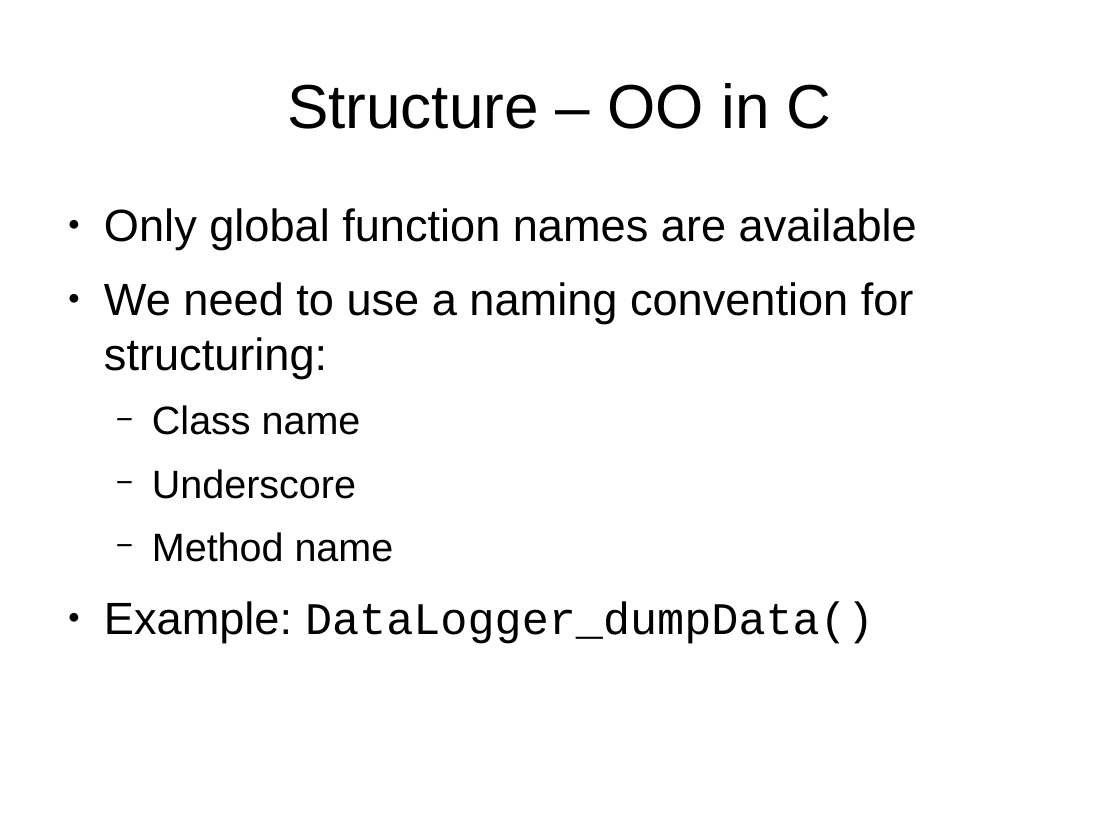
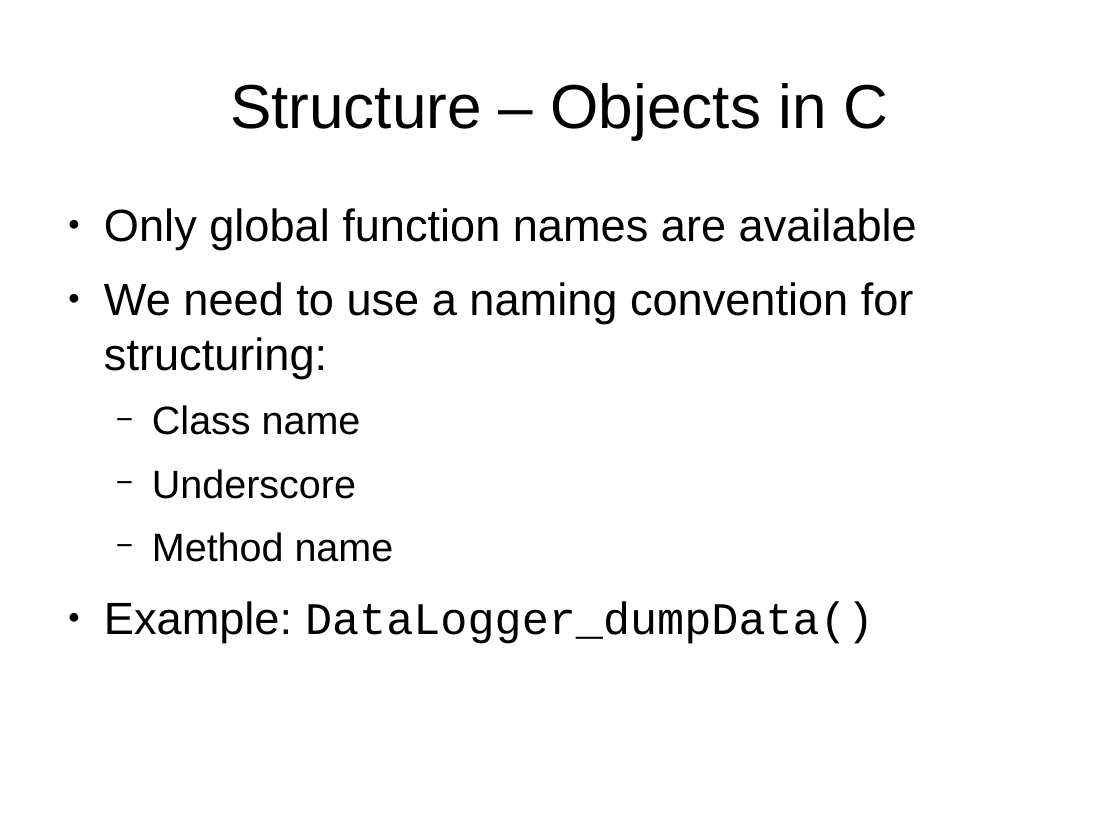
Before and after one commit to samba2/modern_c, a slide deck: slide 14 of modern_c.odp. Drawn at 1120x840 pixels with LibreOffice and Linux fonts; fonts in the diff are those of the drawing. Boxes give left, top, right and bottom in pixels: in the first picture for what was removed or moved away, otherwise in the second. Text is boxed around its words. In the diff, an @@ line names an element or a change of style, - is before the commit and + after.

```diff
--- a/modern_c.odp
+++ b/modern_c.odp
@@ title at <box>230,83,889,139</box>: text changed @@
-Structure – OO in C
+Structure – Objects in C
```
Also in this commit, not shown: 2 slides added.
